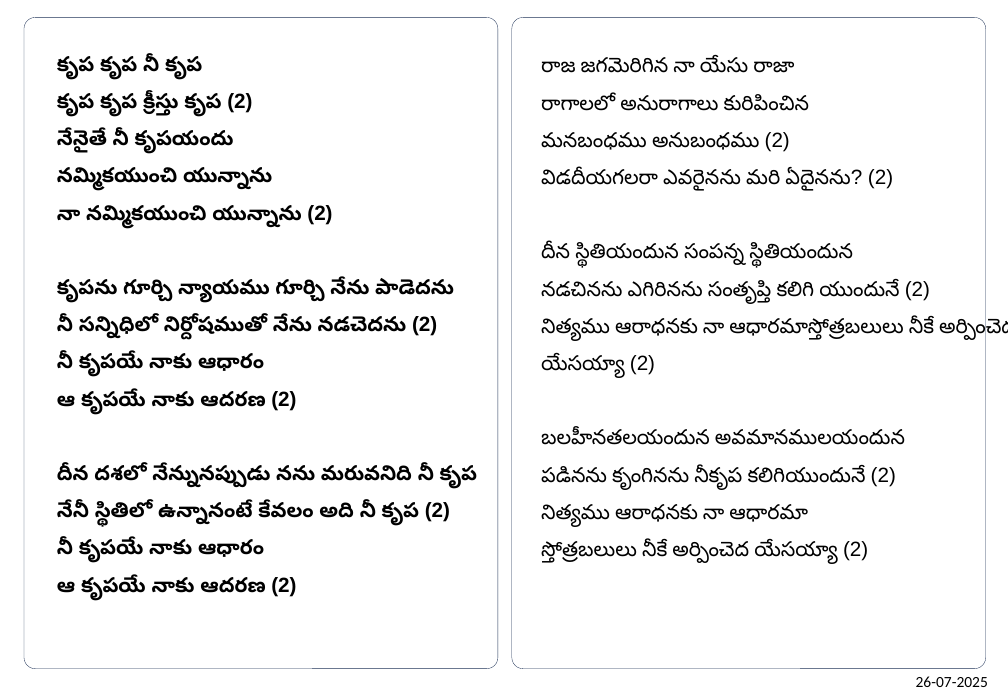
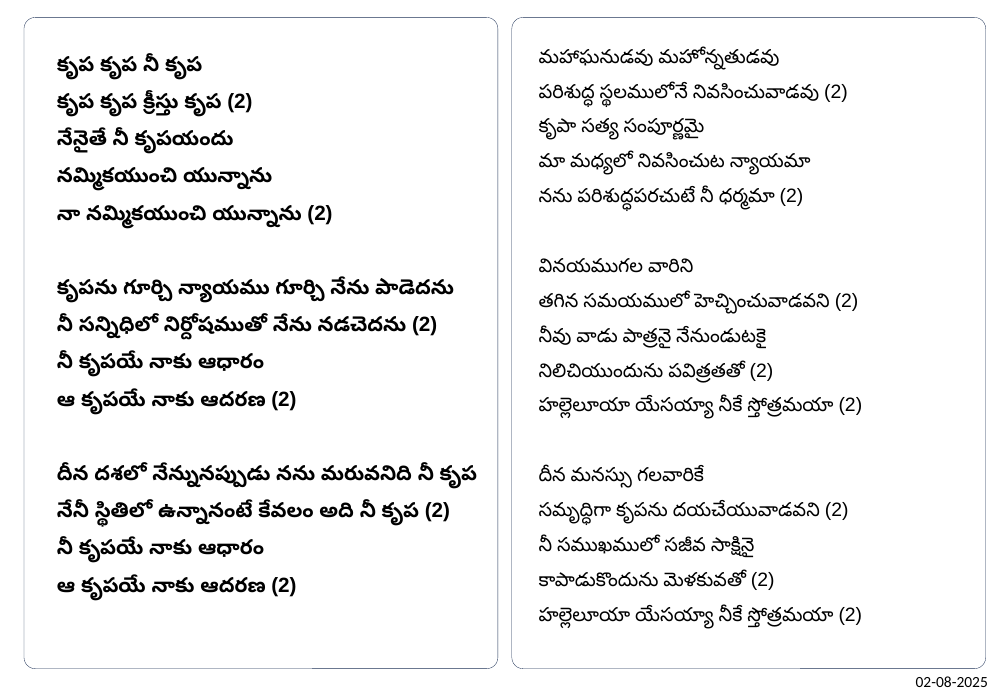
Before and after one commit to venu-webdev/songsDb, a slide deck: slide 1 of songsTemplate.pptx. Drawn at 1008x698 pixels with LibreOffice and Linux fonts; fonts in the diff are those of the drawing. Boxes give left, top, right and bottom in pixels: in the first picture for what was removed or moved away, otherwise in the second. Text is boxed around its words. In the diff, an @@ line names an element or a change of style, - is before the commit and + after.

```diff
--- a/songsTemplate.pptx
+++ b/songsTemplate.pptx
@@ text at (539, 48, 863, 629): text changed; size 16 to 15 pt @@
-రాజ జగమెరిగిన నా యేసు రాజా
-రాగాలలో అనురాగాలు కురిపించిన
-మనబంధము అనుబంధము (2)
-విడదీయగలరా ఎవరైనను మరి ఏదైనను? (2)
-దీన స్థితియందున సంపన్న స్థితియందున
-నడచినను ఎగిరినను సంతృప్తి కలిగి యుందునే (2)
-నిత్యము ఆరాధనకు నా ఆధారమాస్తోత్రబలులు నీకే అర్పించెద యేసయ్యా (2)
-బలహీనతలయందున అవమానములయందున
-పడినను కృంగినను నీకృప కలిగియుందునే (2)
-నిత్యము ఆరాధనకు నా ఆధారమా
-స్తోత్రబలులు నీకే అర్పించెద యేసయ్యా (2)
+మహాఘనుడవు మహోన్నతుడవు
+పరిశుద్ధ స్థలములోనే నివసించువాడవు (2)
+కృపా సత్య సంపూర్ణమై
+మా మధ్యలో నివసించుట న్యాయమా
+నను పరిశుద్ధపరచుటే నీ ధర్మమా (2)
+వినయముగల వారిని
+తగిన సమయములో హెచ్చించువాడవని (2)
+నీవు వాడు పాత్రనై నేనుండుటకై
+నిలిచియుందును పవిత్రతతో (2)
+హల్లెలూయా యేసయ్యా నీకే స్తోత్రమయా (2)
+దీన మనస్సు గలవారికే
+సమృద్ధిగా కృపను దయచేయువాడవని (2)
+నీ సముఖములో సజీవ సాక్షినై
+కాపాడుకొందును మెళకువతో (2)
+హల్లెలూయా యేసయ్యా నీకే స్తోత్రమయా (2)
@@ text at (916, 676, 988, 687): text changed @@
-26-07-2025
+02-08-2025
```
Also in this commit, not shown: 1 other slide changed, 4 other files.
